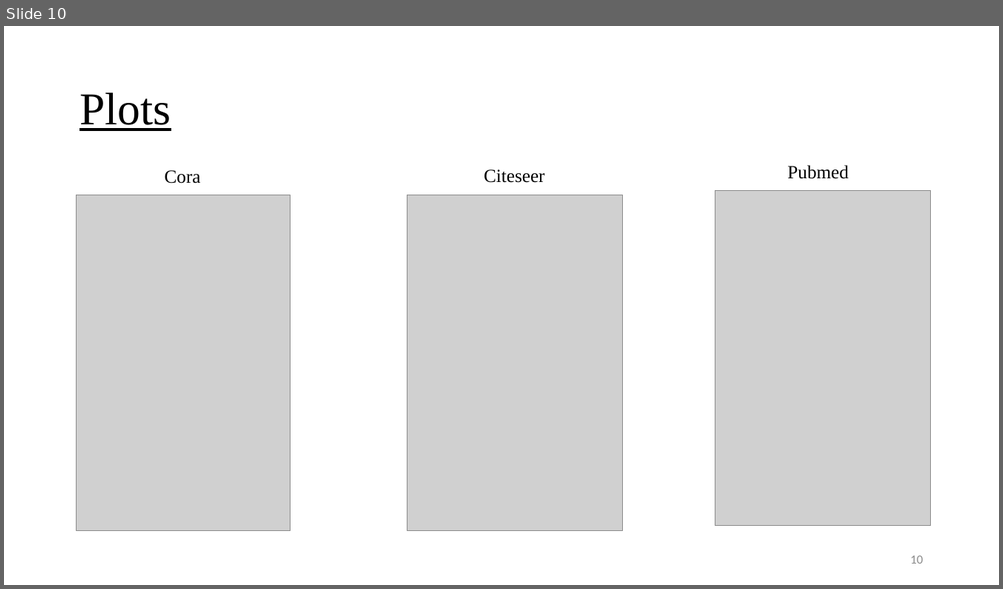
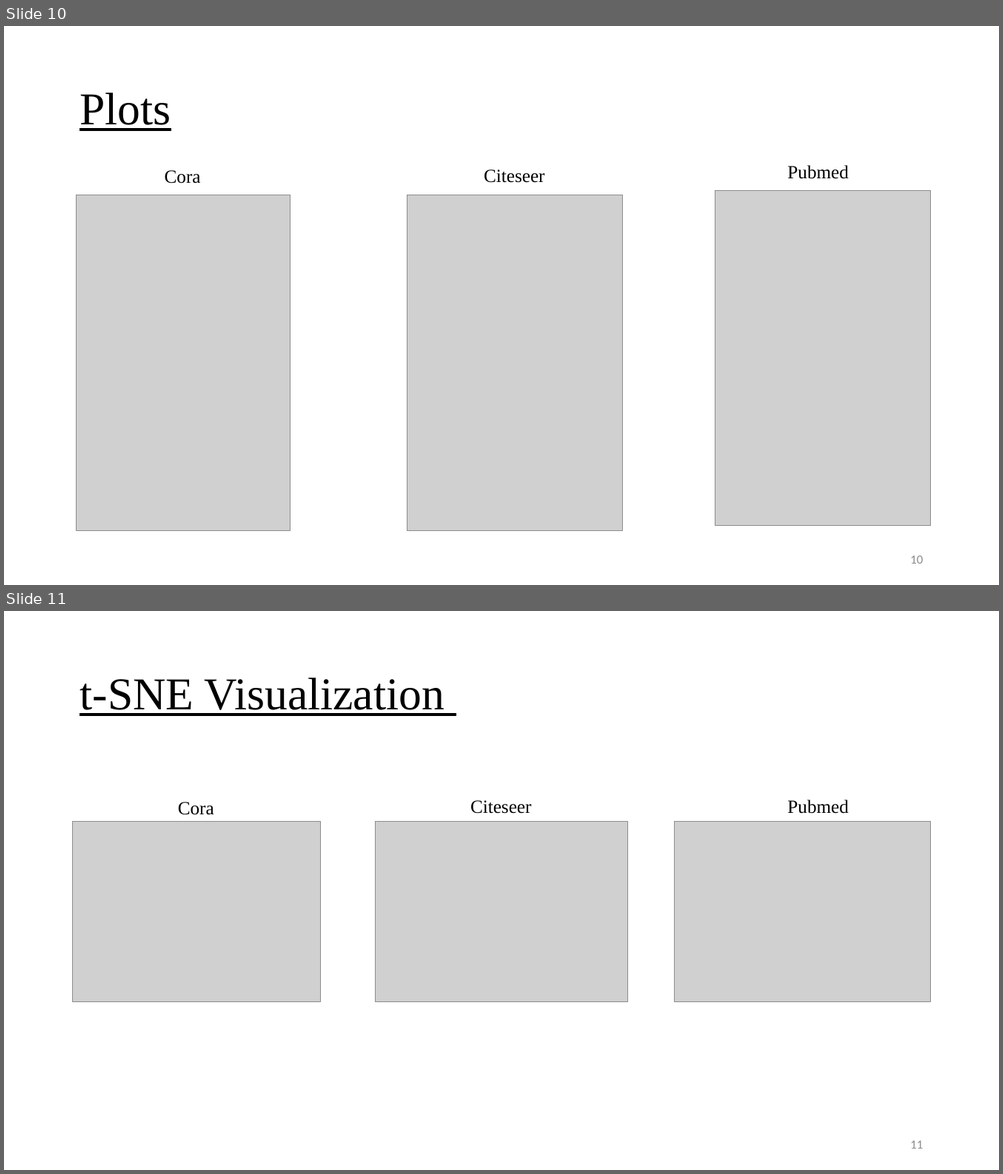
Before and after one commit to itsatefe/Machine-Learning, a slide deck: Final Project/Report/MAGCN.pptx. Shown one above the other, each under a label of ours: slide 10 before the commit, slides 10 and 11 after it. The pictures are 1003x589 and 1003x1174 pixels, drawn with LibreOffice and Linux fonts; fonts in the diff are those of the drawing; grey boxes stand for pictures. Boxes give left, top, right and bottom in pixels: in the first picture for what was removed or moved away, otherwise in the second. Text is boxed around its words. In the diff, an @@ line names an element or a change of style, - is before the commit and + after.

Commit message:
add t-SNE visualization

```diff
--- a/Final Project/Report/MAGCN.pptx
+++ b/Final Project/Report/MAGCN.pptx
@@ slide 11 added at [4, 611, 999, 1170], background #FFFFFF @@
@@ title added at [79, 678, 444, 716], 44 pt, text #000000, underline @@
+t-SNE Visualization
@@ text added at [178, 802, 214, 815], 18 pt, text #000000 @@
+Cora
@@ text added at [470, 800, 531, 814], 18 pt, text #000000 @@
+Citeseer
@@ text added at [787, 800, 848, 814], 18 pt, text #000000 @@
+Pubmed
@@ picture added at [73, 821, 320, 1002] @@
@@ picture added at [375, 821, 628, 1002] @@
@@ picture added at [674, 822, 930, 1002] @@
@@ page number added at [910, 1141, 922, 1149], 12 pt, text #8C8C8C @@
+11
```
Also in this commit, not shown: 2 slides changed, 1 other file.
